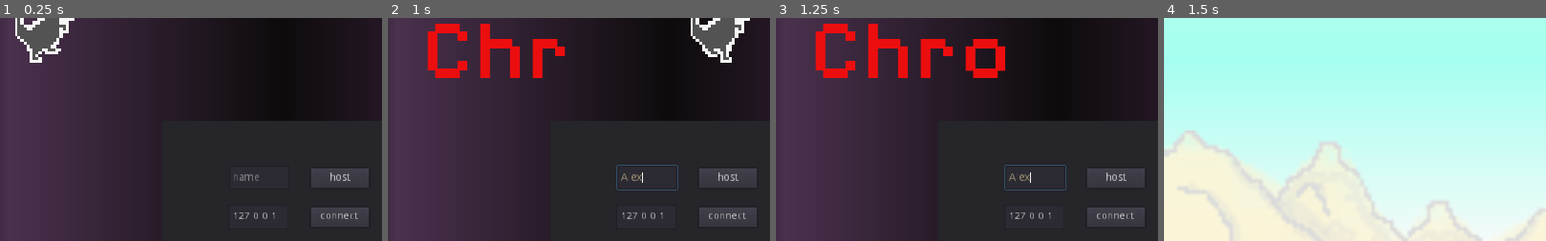
Above: before the commit, frames 1-4 (left to right).
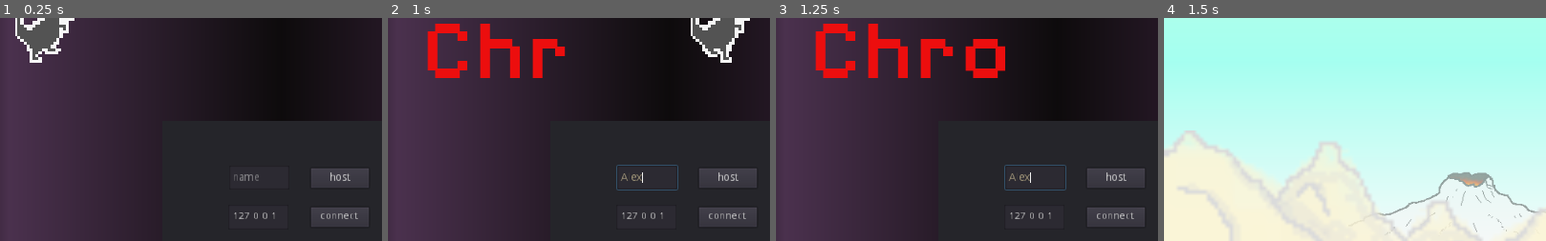
Above: after the commit, the same moments.

Repository: enthus1ast/chromeTrip
Game: Godot game, scene res://lobby.tscn
Two runs of this game, one before a commit and one after it. Both use one fixed random seed, a clock stepped at 60 frames per second and the inputs below. The engine's default icon, where the game draws it, is replaced by a stand-in: a white triangle on a blue panel in a dark square. Sound files missing from this copy of the repository are replaced by a short silence.
Inputs (mouse positions are % of the whole screen's width and height, from its top left):
- Up to frame 1 (0.25 s): no input
- Up to frame 2 (1 s): click (47, 45) at 0.52 s; type "Alex" at 0.6 s
- Up to frame 3 (1.25 s): no input
- Up to frame 4 (1.5 s): click "Start SP" at 1.25 s
The pictures show only the part of the screen within x 13-63%, y 10-59%; the shares and areas given below are measured in that part.

Frames 1-3 are identical in both runs. In frame 4, 1.1% of the frame differs, in the area x 56-98%, y 69-97%.

Commit message:
Signed-off-by: Th0r <Th0r@code0.xyz>

Diff:
--- a/ActionPopups.gd
+++ b/ActionPopups.gd
@@ -1,26 +1,20 @@
 extends Control
 
-# class member variables go here, for example:
-# var a = 2
-# var b = "textvar"
-
-onready var player = get_node("AnimationPlayer")
-onready var label = get_node("RichTextLabel1")
-onready var label2 = get_node("RichTextLabel2")
+onready var animationPlayer = get_node("AnimationPlayer")
+onready var label1 = get_node("Node2D/RichTextLabel1")
+#onready var label2 = get_node("RichTextLabel2")
 
 func _ready():
-	# Called every time the node is added to the scene.
-	# Initialization here
+	animationPlayer.connect("animation_finished",self,"_animation_finished")
 	pass
-	showStage(10)
 
-#func _process(delta):
-#	# Called every frame. Delta is time since last frame.
-#	# Update game logic here.
-#	pass
+func _animation_finished(_string):
+	set_visible(false)
 
 func showStage(val):
+	set_visible(true)
+	animationPlayer.play("actionPopupStage")
 	## shows big x2
-	label.bbcode_text = "STAGE" #"[color=red][b]STAGE[/b][/color]"
-	label2.bbcode_text = str(val)
+	label1.bbcode_text = "STAGE " #"[color=red][b]STAGE[/b][/color]"
+	label1.bbcode_text += str(val)
 #	player.play("stage")
--- a/ActionPopups.tscn
+++ b/ActionPopups.tscn
@@ -1,119 +1,101 @@
-[gd_scene load_steps=6 format=2]
+[gd_scene load_steps=5 format=2]
 
 [ext_resource path="res://ActionPopups.gd" type="Script" id=1]
 [ext_resource path="res://fonts/pixelate/SFPixelate-Bold.ttf" type="DynamicFontData" id=2]
 
-[sub_resource type="DynamicFont" id=4]
+[sub_resource type="DynamicFont" id=1]
 
-size = 200
+size = 50
 use_mipmaps = false
 use_filter = false
 font_data = ExtResource( 2 )
 _sections_unfolded = [ "Font", "Settings" ]
 
-[sub_resource type="DynamicFont" id=3]
+[sub_resource type="Animation" id=2]
 
-size = 100
-use_mipmaps = false
-use_filter = false
-font_data = ExtResource( 2 )
-_sections_unfolded = [ "Font", "Settings" ]
-
-[sub_resource type="Animation" id=5]
-
-resource_name = "stage"
-length = 2.0
-loop = true
+resource_name = "actionPopupStage"
+length = 2.5
+loop = false
 step = 0.1
 tracks/0/type = "value"
-tracks/0/path = NodePath("RichTextLabel1:percent_visible")
+tracks/0/path = NodePath("Node2D:scale")
 tracks/0/interp = 1
 tracks/0/loop_wrap = true
 tracks/0/imported = false
 tracks/0/keys = {
-"times": PoolRealArray( 0, 0.2, 0.4, 0.6, 1 ),
-"transitions": PoolRealArray( 0.0373213, 1, 1, 0.0676156, 1 ),
+"times": PoolRealArray( 0, 0.8, 1.7, 2.5 ),
+"transitions": PoolRealArray( 2.22165, 0.15455, -1.92559, 1 ),
 "update": 0,
-"values": [ 0.0, 1.0, 0.0, 0.5, 1.0 ]
+"values": [ Vector2( 1e-05, 1e-05 ), Vector2( 1, 1 ), Vector2( 1.2, 1.2 ), Vector2( 4, 4 ) ]
 }
 tracks/1/type = "value"
-tracks/1/path = NodePath("RichTextLabel2:percent_visible")
+tracks/1/path = NodePath("Node2D/RichTextLabel1:custom_colors/default_color")
 tracks/1/interp = 1
-tracks/1/loop_wrap = false
+tracks/1/loop_wrap = true
 tracks/1/imported = false
 tracks/1/keys = {
-"times": PoolRealArray( 0, 1, 1.6 ),
-"transitions": PoolRealArray( 16.6561, 1, -4 ),
+"times": PoolRealArray( 0, 0.8, 2.4 ),
+"transitions": PoolRealArray( 1, 1, 1 ),
 "update": 0,
-"values": [ 0.0, 0.0, 1.0 ]
+"values": [ Color( 0.246094, 0.246094, 0.246094, 0 ), Color( 0.246094, 0.246094, 0.246094, 1 ), Color( 0.246094, 0.246094, 0.246094, 0 ) ]
 }
 
-[node name="ActionPopups" type="Control"]
+[node name="actionPopup" type="Control"]
 
+editor/display_folded = true
+visible = false
 anchor_left = 0.0
 anchor_top = 0.0
 anchor_right = 0.0
 anchor_bottom = 0.0
-margin_top = 1.0
-margin_right = 157.0
-margin_bottom = 174.0
+margin_right = 1020.0
+margin_bottom = 600.0
 rect_pivot_offset = Vector2( 0, 0 )
 rect_clip_content = false
 mouse_filter = 0
 size_flags_horizontal = 1
 size_flags_vertical = 1
 script = ExtResource( 1 )
-_sections_unfolded = [ "Rect" ]
 
-[node name="RichTextLabel1" type="RichTextLabel" parent="."]
+[node name="Node2D" type="Node2D" parent="."]
+
+editor/display_folded = true
+position = Vector2( 520, 280 )
+scale = Vector2( 1e-05, 1e-05 )
+_sections_unfolded = [ "Transform" ]
+__meta__ = {
+"_edit_group_": true
+}
+
+[node name="RichTextLabel1" type="RichTextLabel" parent="Node2D"]
 
 anchor_left = 0.0
 anchor_top = 0.0
 anchor_right = 0.0
 anchor_bottom = 0.0
-margin_right = 766.0
-margin_bottom = 200.0
+margin_left = -120.0
+margin_top = -20.0
+margin_right = 140.0
+margin_bottom = 30.0
 rect_pivot_offset = Vector2( 0, 0 )
 mouse_filter = 0
 size_flags_horizontal = 1
 size_flags_vertical = 1
-custom_fonts/normal_font = SubResource( 4 )
-bbcode_enabled = false
-bbcode_text = "STAGE"
-visible_characters = 4
-percent_visible = 0.898259
-override_selected_font_color = true
-_sections_unfolded = [ "BBCode", "Rect", "Size Flags", "custom_colors", "custom_fonts" ]
-
-[node name="RichTextLabel2" type="RichTextLabel" parent="."]
-
-anchor_left = 0.0
-anchor_top = 0.0
-anchor_right = 0.0
-anchor_bottom = 0.0
-margin_left = 235.0
-margin_top = 175.0
-margin_right = 463.0
-margin_bottom = 279.0
-rect_pivot_offset = Vector2( 0, 0 )
-mouse_filter = 0
-size_flags_horizontal = 1
-size_flags_vertical = 1
-custom_fonts/normal_font = SubResource( 3 )
-custom_colors/default_color = Color( 0.878906, 0.0720978, 0.0720978, 1 )
-bbcode_enabled = false
-bbcode_text = "100"
-visible_characters = 0
-percent_visible = 0.169568
+custom_fonts/normal_font = SubResource( 1 )
+custom_colors/default_color = Color( 0.246094, 0.246094, 0.246094, 0 )
+bbcode_enabled = true
+bbcode_text = "Stage"
+visible_characters = -1
+percent_visible = 1.0
 override_selected_font_color = false
-_sections_unfolded = [ "BBCode", "Grow Direction", "Rect", "Size Flags", "custom_colors", "custom_fonts" ]
+_sections_unfolded = [ "Anchor", "BBCode", "Grow Direction", "Margin", "Rect", "Size Flags", "custom_colors", "custom_fonts" ]
 
 [node name="AnimationPlayer" type="AnimationPlayer" parent="."]
 
 playback_process_mode = 1
 playback_default_blend_time = 0.0
 root_node = NodePath("..")
-anims/stage = SubResource( 5 )
+anims/actionPopupStage = SubResource( 2 )
 playback/active = true
 playback/speed = 1.0
 blend_times = [  ]
--- a/game.gd
+++ b/game.gd
@@ -38,6 +38,7 @@
 onready var groundSprites = constMoveNode.get_node("ground")
 onready var groundSprite1 = groundSprites.get_node("Sprite1")
 onready var groundSprite2 = groundSprites.get_node("Sprite2")
+onready var actionPopup = get_node("hud/actionPopup")
 onready var pointsLabel = get_node("hud/points")
 onready var playersLabel = get_node("hud/players")
 
@@ -55,6 +56,7 @@
 	if everyPlayerReady():
 		mapGen()
 		rpc("gogo")
+		rpc("rpcShowActionStage",1)
 
 func _player_disconnected(playerid):
 	setReadyToPlay(str(playerid)) # test
@@ -64,6 +66,9 @@
 	# has loaded and is ready.
 	get_tree().set_pause(false)
 	set_process(true)
+
+sync func rpcShowActionStage(_stage):
+	actionPopup.showStage(_stage)
 
 func _ready():
 	set_process_input(true)
@@ -189,6 +194,7 @@
 		if finalScore > nextLevel: # staging here
 			nextLevel+= nextLevel*0.75
 			stage+=1
+			rpc("rpcShowActionStage",stage)
 			print("<<<<<<<<<<<<<<<<<<<<<<<<<<<<<<<<<<<<<<<<<<<<<<<<<next stage")
 			rpc("setNewSpeed",10)
 	pointsLabel.text=str(finalScore)
--- a/game.tscn
+++ b/game.tscn
@@ -1,14 +1,15 @@
-[gd_scene load_steps=20 format=2]
+[gd_scene load_steps=21 format=2]
 
 [ext_resource path="res://game.gd" type="Script" id=1]
 [ext_resource path="res://fonts/pixelate/SFPixelate-Bold.ttf" type="DynamicFontData" id=2]
-[ext_resource path="res://assets/berge/berg1.png" type="Texture" id=3]
-[ext_resource path="res://assets/berge/berg2.png" type="Texture" id=4]
-[ext_resource path="res://assets/berge/vulkan1.png" type="Texture" id=5]
-[ext_resource path="res://PopupMenu.tscn" type="PackedScene" id=6]
-[ext_resource path="res://ground.png" type="Texture" id=7]
-[ext_resource path="res://parallaxForeground.tscn" type="PackedScene" id=8]
-[ext_resource path="res://GameOver.tscn" type="PackedScene" id=9]
+[ext_resource path="res://ActionPopups.tscn" type="PackedScene" id=3]
+[ext_resource path="res://assets/berge/vulkan1.png" type="Texture" id=4]
+[ext_resource path="res://PopupMenu.tscn" type="PackedScene" id=5]
+[ext_resource path="res://assets/berge/berg1.png" type="Texture" id=6]
+[ext_resource path="res://assets/berge/berg2.png" type="Texture" id=7]
+[ext_resource path="res://ground.png" type="Texture" id=8]
+[ext_resource path="res://parallaxForeground.tscn" type="PackedScene" id=9]
+[ext_resource path="res://GameOver.tscn" type="PackedScene" id=10]
 
 [sub_resource type="DynamicFont" id=1]
 
@@ -163,6 +164,8 @@
 text = "menu"
 flat = false
 
+[node name="actionPopup" parent="hud" instance=ExtResource( 3 )]
+
 [node name="gradientSky" type="Sprite" parent="."]
 
 position = Vector2( 1053.87, 185.287 )
@@ -175,59 +178,22 @@
 "_edit_lock_": true
 }
 
-[node name="Gebirge1" type="Node2D" parent="."]
-
-editor/display_folded = true
-position = Vector2( 219.788, 299.122 )
-scale = Vector2( 5, 5 )
-__meta__ = {
-"_edit_lock_": true
-}
-
-[node name="Sprite" type="Sprite" parent="Gebirge1"]
-
-modulate = Color( 1, 1, 1, 0.988941 )
-texture = ExtResource( 3 )
-_sections_unfolded = [ "Transform", "Visibility" ]
-
-[node name="Sprite2" type="Sprite" parent="Gebirge1"]
-
-modulate = Color( 1, 1, 1, 0.988941 )
-position = Vector2( 82.7714, 7.64497 )
-texture = ExtResource( 3 )
-flip_h = true
-region_enabled = true
-region_rect = Rect2( 0, 0, 100, 20 )
-region_filter_clip = true
-_sections_unfolded = [ "Offset", "Region", "Transform", "Visibility" ]
-
-[node name="Sprite3" type="Sprite" parent="Gebirge1"]
-
-modulate = Color( 1, 1, 1, 0.988941 )
-position = Vector2( 106.888, 7.44009 )
-scale = Vector2( 1.43859, 0.770555 )
+[node name="Gebirge2" type="Node2D" parent="."]
+
+editor/display_folded = true
+
+[node name="Sprite4" type="Sprite" parent="Gebirge2"]
+
+modulate = Color( 1, 1, 1, 0.530392 )
+position = Vector2( 517.032, 283.129 )
+scale = Vector2( 1.1002, 0.945489 )
 texture = ExtResource( 4 )
-flip_h = true
-region_enabled = true
-region_rect = Rect2( 0, 0, 100, 20 )
-region_filter_clip = true
-_sections_unfolded = [ "Offset", "Region", "Transform", "Visibility" ]
-
-[node name="Gebirge2" type="Node2D" parent="."]
+_sections_unfolded = [ "Visibility" ]
+
+[node name="mist" type="Sprite" parent="Gebirge2"]
 
 editor/display_folded = true
 visible = false
-
-[node name="Sprite4" type="Sprite" parent="Gebirge2"]
-
-modulate = Color( 1, 1, 1, 0.530392 )
-position = Vector2( 311.099, 160.335 )
-scale = Vector2( 7.19293, 3.85277 )
-texture = ExtResource( 5 )
-_sections_unfolded = [ "Visibility" ]
-
-[node name="mist" type="Sprite" parent="Gebirge2"]
-
 position = Vector2( -5.67307, 335.444 )
 rotation = 1.5708
 scale = Vector2( 0.0416394, 1093.33 )
@@ -235,12 +201,50 @@
 offset = Vector2( -25.2217, -0.498946 )
 _sections_unfolded = [ "Region", "Transform" ]
 
-[node name="Control" parent="Gebirge2/mist" instance=ExtResource( 6 )]
+[node name="Control" parent="Gebirge2/mist" instance=ExtResource( 5 )]
 
 margin_left = -2359.79
 margin_top = -0.382729
 margin_right = -2319.79
 margin_bottom = 39.6173
+
+[node name="Gebirge1" type="Node2D" parent="."]
+
+editor/display_folded = true
+position = Vector2( 219.788, 299.122 )
+scale = Vector2( 5, 5 )
+__meta__ = {
+"_edit_lock_": true
+}
+
+[node name="Sprite" type="Sprite" parent="Gebirge1"]
+
+modulate = Color( 1, 1, 1, 0.988941 )
+texture = ExtResource( 6 )
+_sections_unfolded = [ "Transform", "Visibility" ]
+
+[node name="Sprite2" type="Sprite" parent="Gebirge1"]
+
+modulate = Color( 1, 1, 1, 0.988941 )
+position = Vector2( 82.7714, 7.64497 )
+texture = ExtResource( 6 )
+flip_h = true
+region_enabled = true
+region_rect = Rect2( 0, 0, 100, 20 )
+region_filter_clip = true
+_sections_unfolded = [ "Offset", "Region", "Transform", "Visibility" ]
+
+[node name="Sprite3" type="Sprite" parent="Gebirge1"]
+
+modulate = Color( 1, 1, 1, 0.988941 )
+position = Vector2( 106.888, 7.44009 )
+scale = Vector2( 1.43859, 0.770555 )
+texture = ExtResource( 7 )
+flip_h = true
+region_enabled = true
+region_rect = Rect2( 0, 0, 100, 20 )
+region_filter_clip = true
+_sections_unfolded = [ "Offset", "Region", "Transform", "Visibility" ]
 
 [node name="gradientGround" type="Sprite" parent="."]
 
@@ -256,6 +260,7 @@
 
 [node name="sprites" type="Node2D" parent="."]
 
+editor/display_folded = true
 __meta__ = {
 "_edit_lock_": true
 }
@@ -264,8 +269,6 @@
 
 [node name="constantMovement" type="Node2D" parent="sprites"]
 
-editor/display_folded = true
-
 [node name="ground" type="Node2D" parent="sprites/constantMovement"]
 
 editor/display_folded = true
--- a/lobby.tscn
+++ b/lobby.tscn
@@ -49,6 +49,7 @@
 
 [node name="menu" type="Control" parent="."]
 
+editor/display_folded = true
 anchor_left = 0.0
 anchor_top = 0.0
 anchor_right = 0.0
--- a/player.gd
+++ b/player.gd
@@ -250,7 +250,6 @@
 	get_tree().get_root().get_node("Control/game/GameOverScreen").set_visible(true)
 
 func _on_player_body_shape_entered( body_id, body, body_shape, local_shape ):
-	print("contact all: ",body_id, body, body_shape, local_shape )
 
 	if(body.has_node("obstacleShape") or body.has_node("enemyShape")) and alive and !isKillProtected:
 		soundPlayer.stream = killedSound
Not shown: 4 places in game.tscn that only renumber resources
